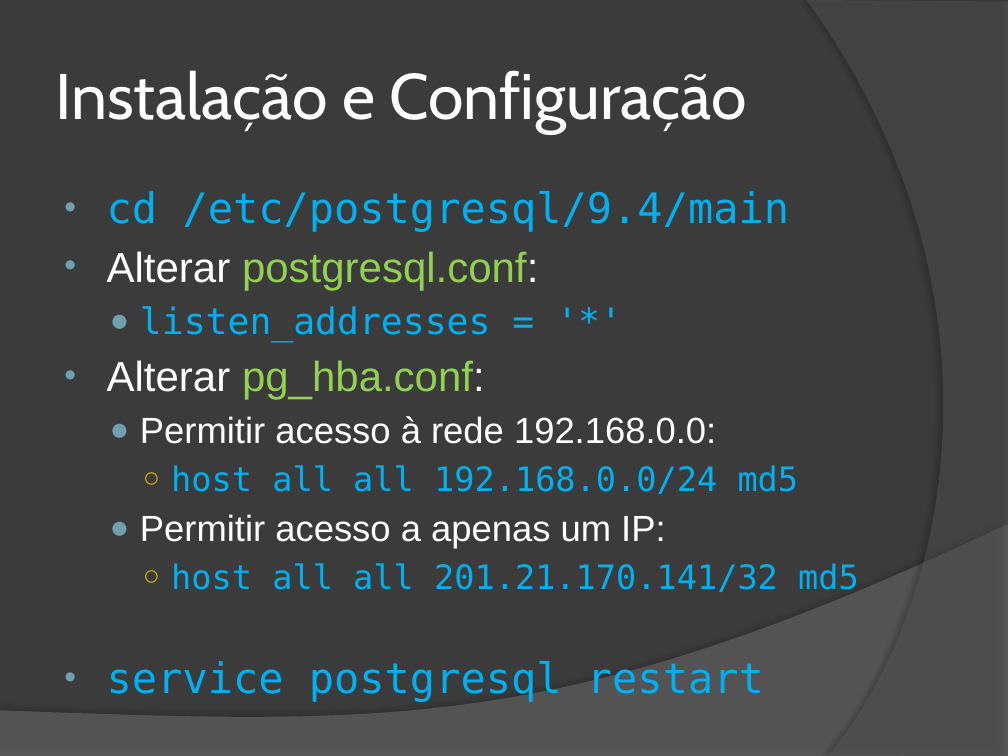
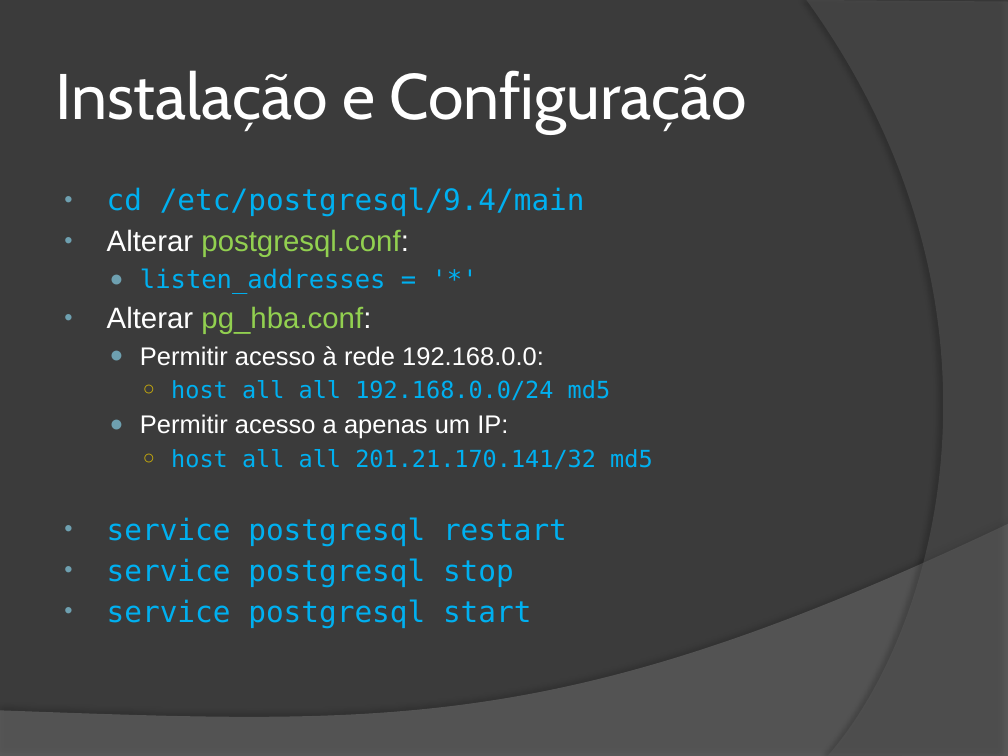
Before and after one commit to wind39/wind39.github.io, a slide deck: slide 6 of curso/modulo3capitulo5.pptx. Drawn at 1008x756 pixels with LibreOffice and Linux fonts; fonts in the diff are those of the drawing. Boxes give left, top, right and bottom in pixels: in the first picture for what was removed or moved away, otherwise in the second. Text is boxed around its words. In the diff, an @@ line names an element or a change of style, - is before the commit and + after.

```diff
--- a/curso/modulo3capitulo5.pptx
+++ b/curso/modulo3capitulo5.pptx
@@ text at [107,187,652,546]: size 30 to 21 pt in "cd /etc/postgresql/9.4/main", "Alterar postgresql.conf:", "Alterar pg_hba.conf:", "service postgresql restart"; size 26 to 18.2 pt in "listen_addresses = '*'", "Permitir acesso à rede 192.168.0.0:", "Permitir acesso a apenas um IP:"; size 24 to 16.8 pt in "host all all 192.168.0.0/24 md5", "host all all 201.21.170.141/32 md5"; less space between paragraphs @@
@@ text at [107,558,532,628]: paragraphs added @@
+• service postgresql stop
+• service postgresql start
```
Also in this commit, not shown: 2 other slides changed, 1 slide added, 4 other files.
